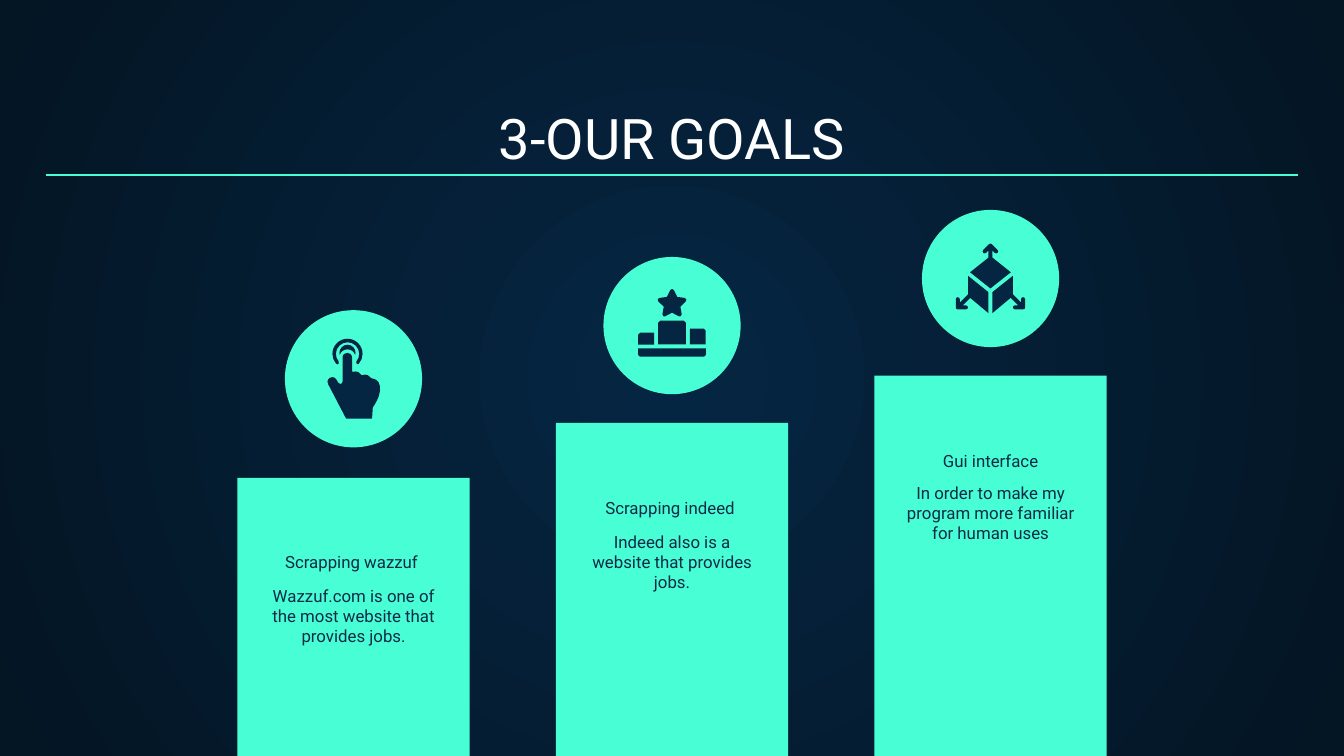
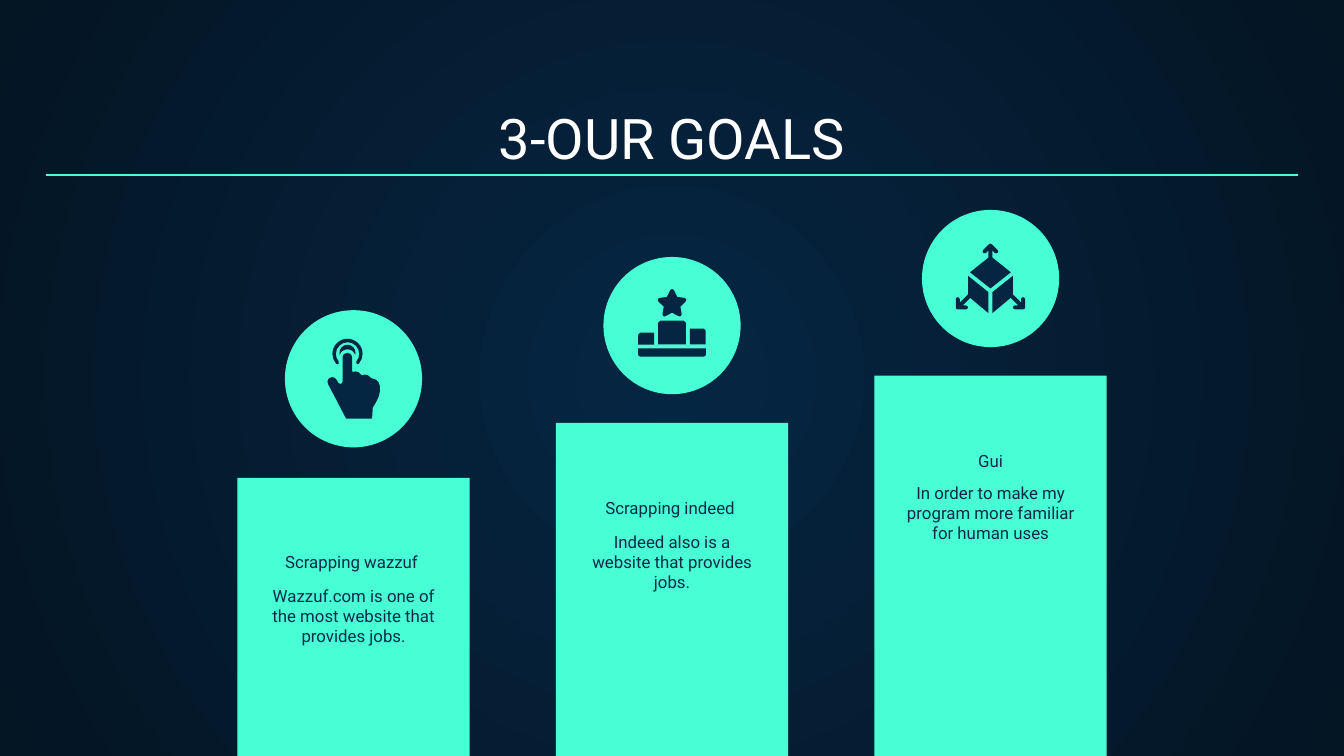
Before and after one commit to ali-moussawi/web_scraping, a slide deck: slide 6 of presentation/webScraping-python.pptx. Drawn at 1344x756 pixels with LibreOffice and Linux fonts; fonts in the diff are those of the drawing. Boxes give left, top, right and bottom in pixels: in the first picture for what was removed or moved away, otherwise in the second. Text is boxed around its words. In the diff, an @@ line names an element or a change of style, - is before the commit and + after.

Commit message:
reveiw the power point presentation

```diff
--- a/presentation/webScraping-python.pptx
+++ b/presentation/webScraping-python.pptx
@@ title at <box>978,455,1003,467</box>: text changed @@
-Gui interface
+Gui
```
Also in this commit, not shown: 1 other file.
